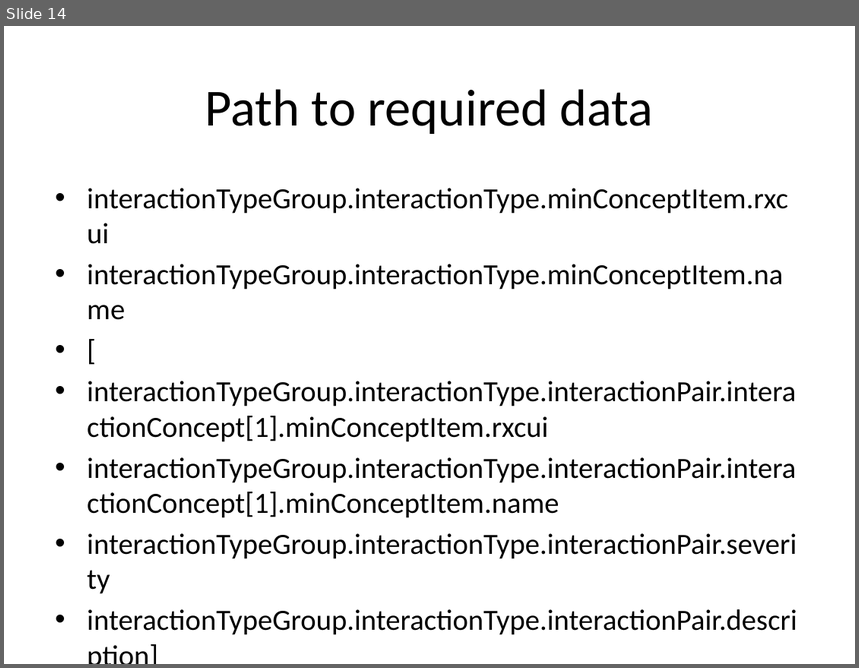
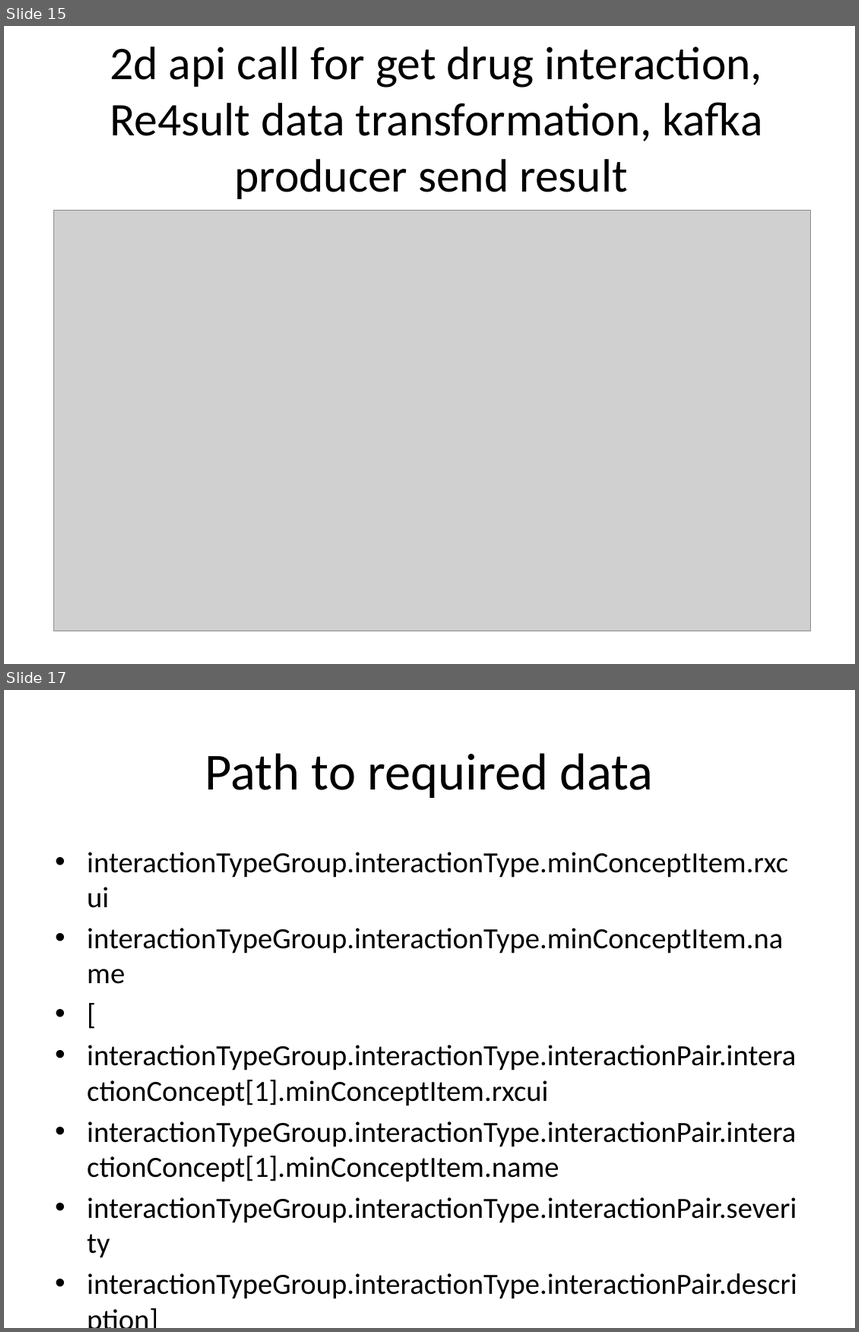
Before and after one commit to katkovOlga/nayaProject, a slide deck: FinalProject.pptx. Shown one above the other, each under a label of ours: slide 14 before the commit, slides 15 and 17 after it; the slides between them are not shown. The pictures are 859x668 and 859x1332 pixels, drawn with LibreOffice and Linux fonts; fonts in the diff are those of the drawing; grey boxes stand for pictures. Boxes give left, top, right and bottom in pixels: in the first picture for what was removed or moved away, otherwise in the second. Text is boxed around its words. In the diff, an @@ line names an element or a change of style, - is before the commit and + after.

```diff
--- a/FinalProject.pptx
+++ b/FinalProject.pptx
@@ slide 15 added at <box>4,26,855,664</box>, background #FFFFFF @@
@@ title added at <box>110,47,763,199</box>, 39.6 pt, text #000000 @@
+2d api call for get drug interaction, Re4sult data transformation, kafka producer send result
@@ picture added at <box>53,211,811,632</box> @@
@@ what was slide 14 is now slide 17 @@
```
Also in this commit, not shown: 3 slides changed, 2 other slides added.
